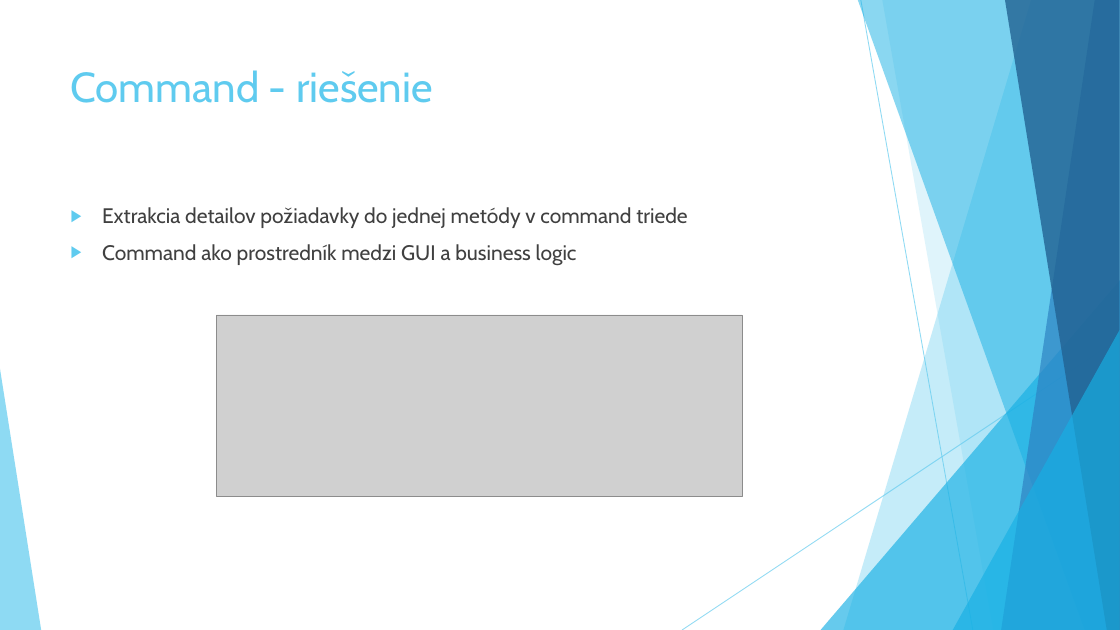
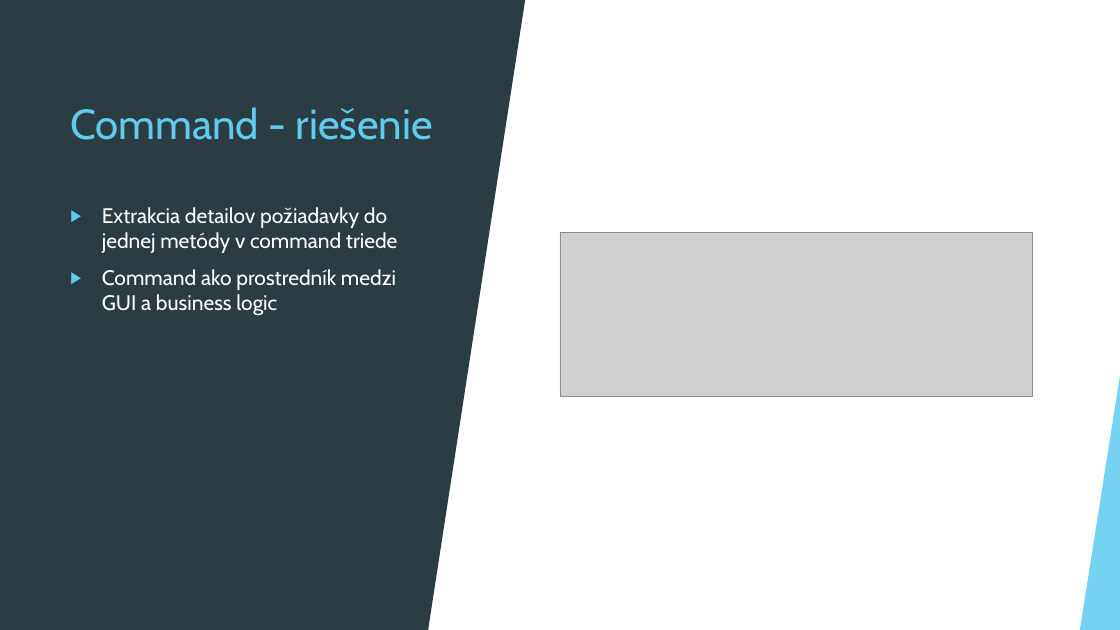
Before and after one commit to Rokulus/ASOS_prezentacia3, a slide deck: slide 15 of Behavioral_Design_Patterns.pptx (slide 13 before the commit). Drawn at 1120x630 pixels with LibreOffice and Linux fonts; fonts in the diff are those of the drawing; grey boxes stand for pictures. Boxes give left, top, right and bottom in pixels: in the first picture for what was removed or moved away, otherwise in the second. Text is boxed around its words. In the diff, an @@ line names an element or a change of style, - is before the commit and + after.

```diff
--- a/Behavioral_Design_Patterns.pptx
+++ b/Behavioral_Design_Patterns.pptx
@@ rectangle added at [0,0,1120,630], fill #FFFFFF @@
@@ rectangle added at [0,0,429,630], fill #2C3C43 @@
@@ triangle added at [429,0,526,630], fill #2C3C43 @@
@@ title "Command - riešenie" at [70,107,433,140]: vertical alignment top to middle @@
@@ text "Extrakcia detailov požiadavky do jednej ..." at [102,207,397,316]: text colour #404040 to #FFFFFF @@
@@ picture: place and size @@
-picture at [217,315,743,497]
+picture at [560,233,1033,396]
@@ triangle added at [1081,369,1120,630], fill #5FCBEF at 85% opacity @@
```
Also in this commit, not shown: 17 other slides changed, 7 slides added, 5 slides removed.
